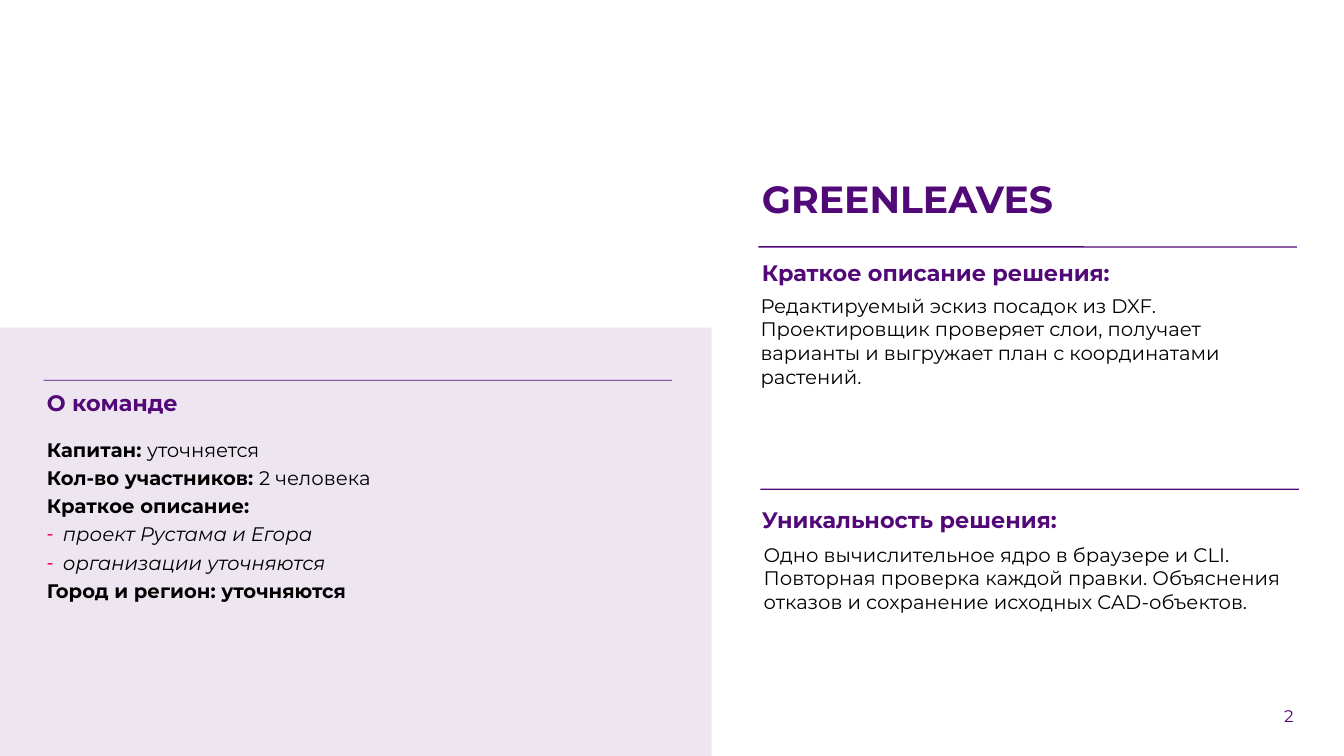
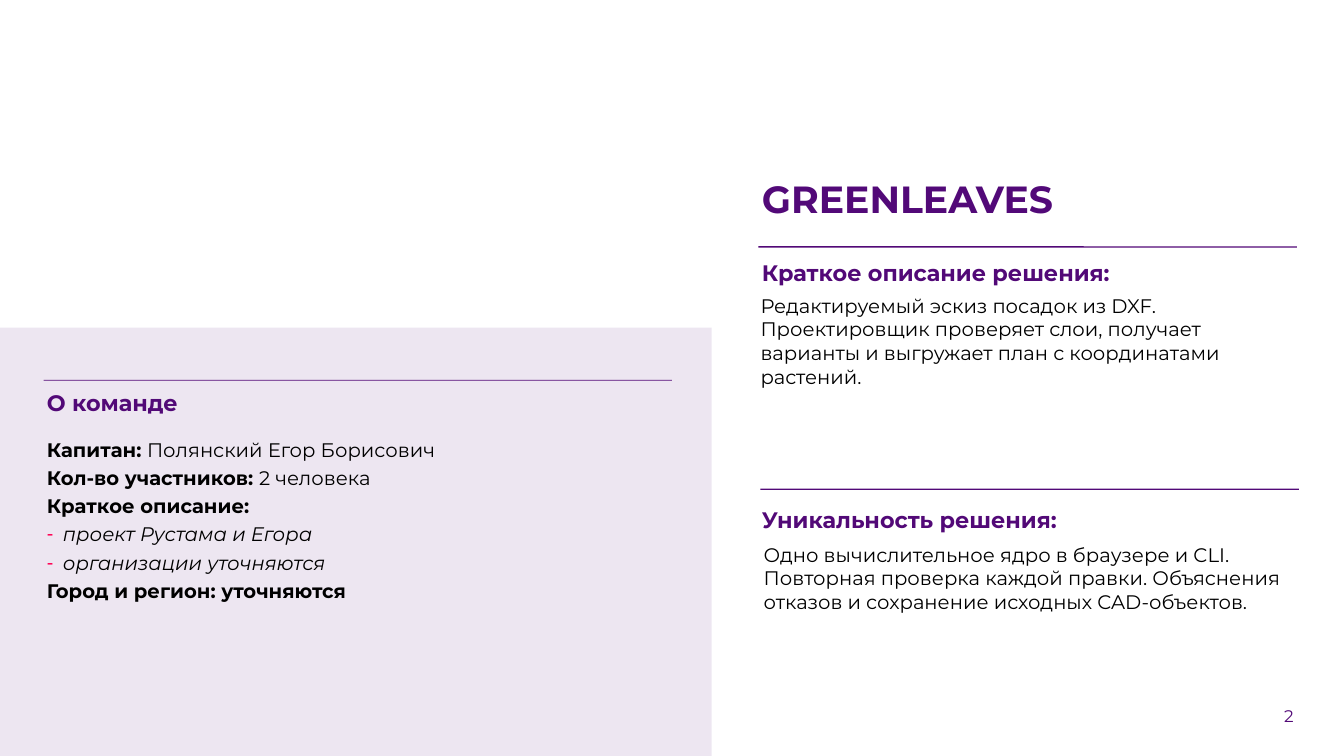
Before and after one commit to rustamnova/greenleaves, a slide deck: slide 2 of site/materials/greenleaves-lct2026.pptx. Drawn at 1344x756 pixels with LibreOffice and Linux fonts; fonts in the diff are those of the drawing; background and template pictures are left out. Boxes give left, top, right and bottom in pixels: in the first picture for what was removed or moved away, otherwise in the second. Text is boxed around its words. In the diff, an @@ line names an element or a change of style, - is before the commit and + after.

```diff
--- a/site/materials/greenleaves-lct2026.pptx
+++ b/site/materials/greenleaves-lct2026.pptx
@@ text at (x1=47, y1=442, x2=435, y2=461): text changed @@
-Капитан: уточняется
+Капитан: Полянский Егор Борисович
```
Also in this commit, not shown: 1 other slide changed, 19 other files.
